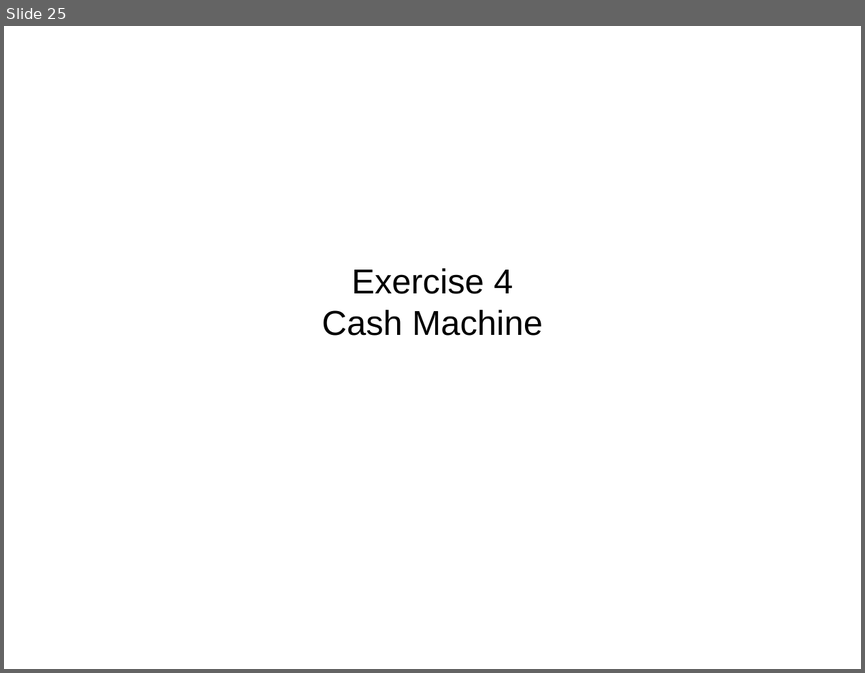
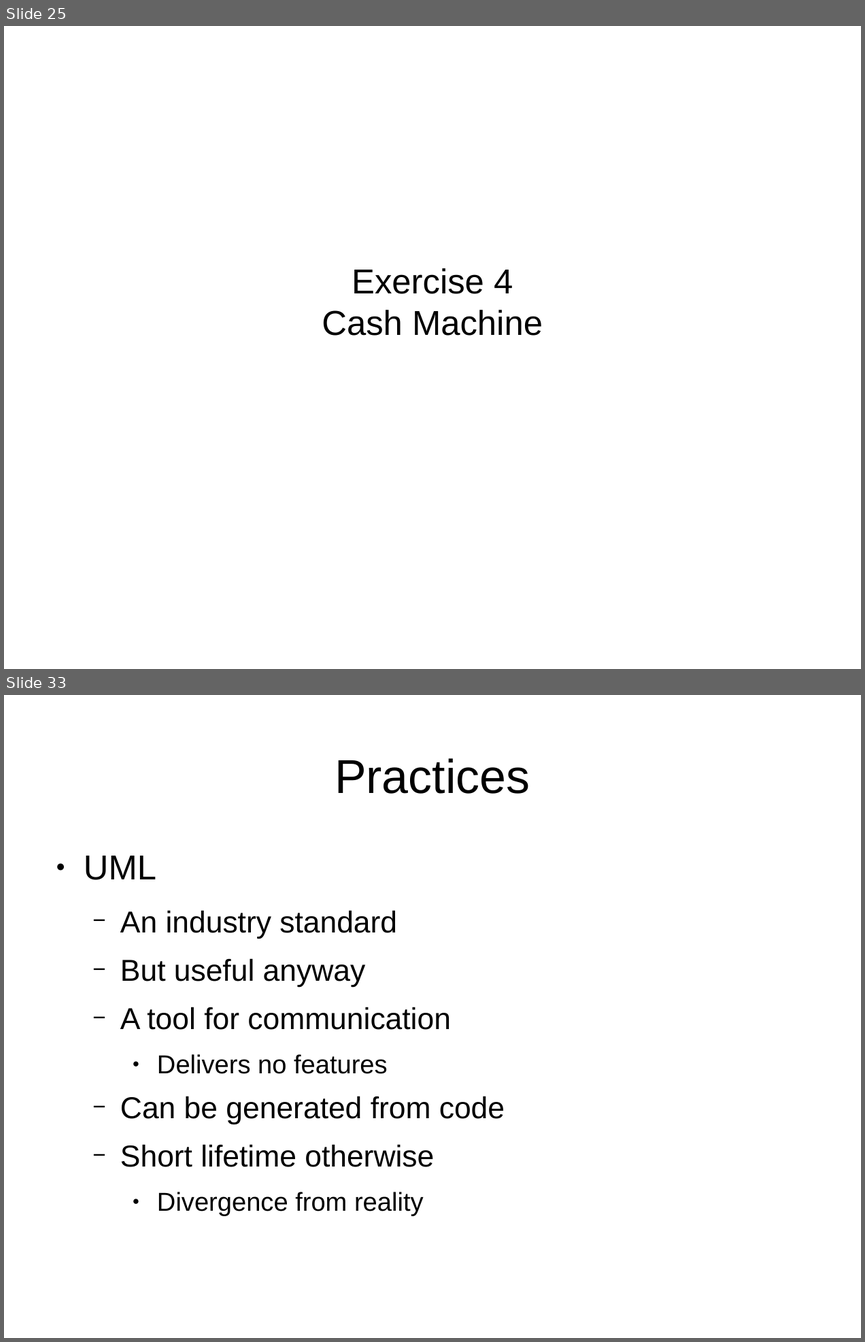
Before and after one commit to tonybaines/oo-design-principles, a slide deck: OO Design Workshop.odp. Shown one above the other, each under a label of ours: slide 25 before the commit, slides 25 and 33 after it; the slides between them are not shown. The pictures are 865x673 and 865x1342 pixels, drawn with LibreOffice and Linux fonts; fonts in the diff are those of the drawing. Boxes give left, top, right and bottom in pixels: in the first picture for what was removed or moved away, otherwise in the second. Text is boxed around its words. In the diff, an @@ line names an element or a change of style, - is before the commit and + after.

```diff
--- a/OO Design Workshop.odp
+++ b/OO Design Workshop.odp
@@ slide 33 added at [4, 695, 861, 1338], background #FFFFFF @@
@@ title added at [334, 758, 530, 794], 44 pt, text #000000 @@
+Practices
@@ text added at [84, 855, 504, 1216], 28 pt, text #000000 @@
+● UML
+  − An industry standard
+  − But useful anyway
+  − A tool for communication
+    ● Delivers no features
+  − Can be generated from code
+  − Short lifetime otherwise
+    ● Divergence from reality
```
Also in this commit, not shown: 1 slide changed, 13 other slides added.
